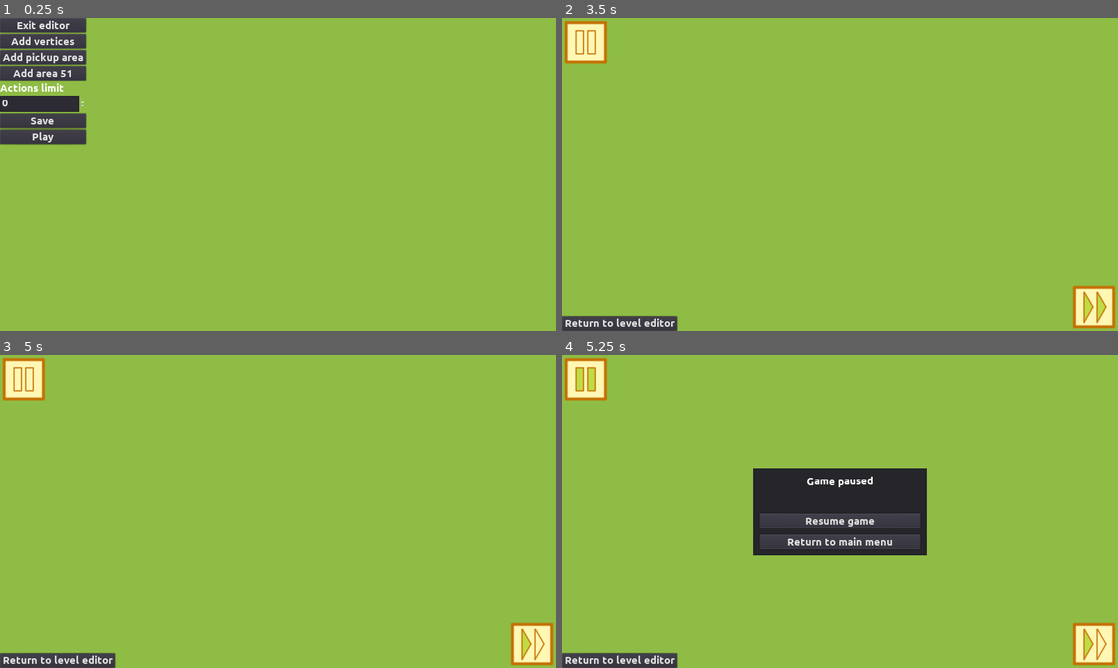
Above: before the commit, frames 1-4 (two rows, left to right).
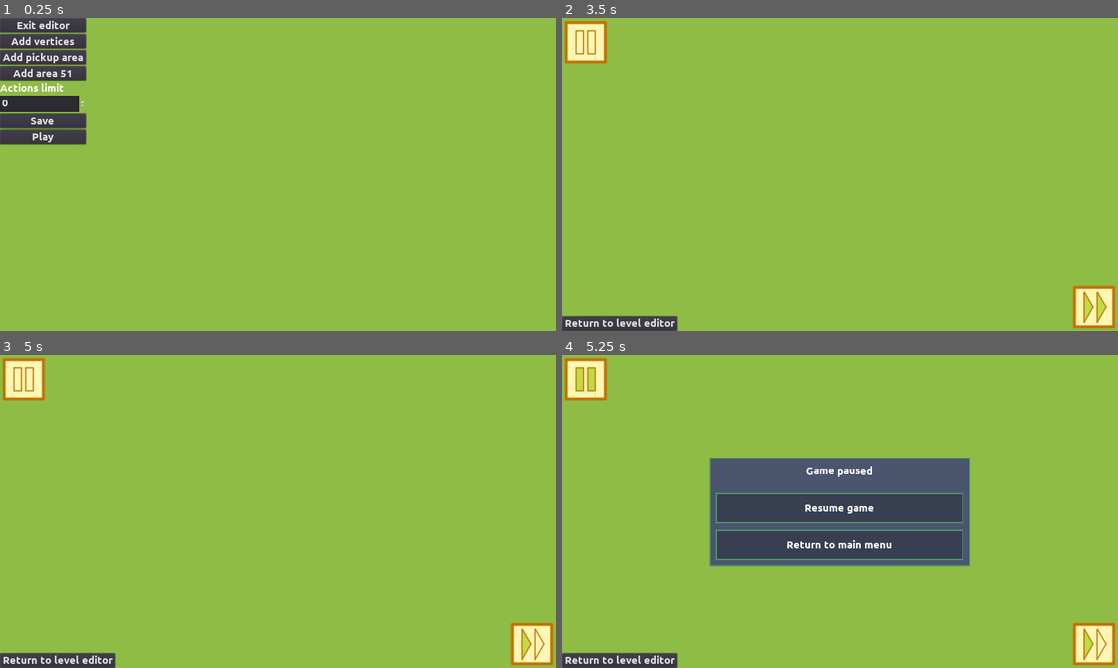
Above: after the commit, the same moments.

Repository: moisesjbc/ufo-taxi
Game: Godot game, scene res://level_editor/main/level_editor.tscn
Same seed, same stepped clock (60 frames per second), same inputs: the game is played once before the commit and once after it. This scene is started directly instead of the project's main scene.
Inputs (mouse positions are in pixels of both pictures, inside the frame that each line leads up to):
- Up to frame 1 (0.25 s): no input
- Up to frame 2 (3.5 s): click "Play" at 0.5 s; click (1095, 309) at 1.25 s; click (1095, 309) at 2 s; click (1095, 309) at 2.75 s
- Up to frame 3 (5 s): click "Return to level editor" at 3.5 s; click "Play" at 4.25 s
- Up to frame 4 (5.25 s): click (584, 380) at 5 s

Frames 1-3 are identical in both runs. In frame 4, 15% of the frame differs, in the area x 26-74%, y 32-68%.
Error in both runs: Invalid get index '0' (on base: 'Array'). (res://gameplay/player/player.gd:20)

Commit message:
Added styles to pause menu

Diff:
--- a/godot-project/menus/pause_menu/pause_menu.tscn
+++ b/godot-project/menus/pause_menu/pause_menu.tscn
@@ -1,8 +1,17 @@
-[gd_scene load_steps=4 format=2]
+[gd_scene load_steps=6 format=2]
 
 [ext_resource path="res://menus/pause_menu/pause_menu.gd" type="Script" id=1]
 [ext_resource path="res://gameplay/main/gui/pause/pause_on.png" type="Texture" id=2]
 [ext_resource path="res://gameplay/main/gui/pause/pause_off.png" type="Texture" id=3]
+[ext_resource path="res://gui/button/button.tscn" type="PackedScene" id=4]
+
+[sub_resource type="StyleBoxFlat" id=1]
+bg_color = Color( 0.294118, 0.333333, 0.431373, 1 )
+border_width_left = 3
+border_width_top = 3
+border_width_right = 3
+border_width_bottom = 3
+border_color = Color( 0.298039, 0.584314, 0.423529, 1 )
 
 [node name="pause_menu" type="Control"]
 pause_mode = 2
@@ -23,11 +32,12 @@
 }
 
 [node name="panel" type="Panel" parent="center_container"]
-margin_left = 440.0
-margin_top = 260.0
-margin_right = 840.0
-margin_bottom = 460.0
-rect_min_size = Vector2( 400, 200 )
+margin_left = 340.0
+margin_top = 235.0
+margin_right = 940.0
+margin_bottom = 485.0
+rect_min_size = Vector2( 600, 250 )
+custom_styles/panel = SubResource( 1 )
 __meta__ = {
 "_edit_use_anchors_": false
 }
@@ -35,6 +45,10 @@
 [node name="margin_container" type="MarginContainer" parent="center_container/panel"]
 anchor_right = 1.0
 anchor_bottom = 1.0
+margin_left = -1.33484
+margin_top = 1.33484
+margin_right = -1.33484
+margin_bottom = 1.33484
 custom_constants/margin_right = 15
 custom_constants/margin_top = 15
 custom_constants/margin_left = 15
@@ -46,32 +60,32 @@
 [node name="vbox_container" type="VBoxContainer" parent="center_container/panel/margin_container"]
 margin_left = 15.0
 margin_top = 15.0
-margin_right = 385.0
-margin_bottom = 185.0
+margin_right = 585.0
+margin_bottom = 235.0
 
 [node name="title" type="Label" parent="center_container/panel/margin_container/vbox_container"]
-margin_right = 370.0
-margin_bottom = 83.0
+margin_right = 570.0
+margin_bottom = 61.0
 size_flags_horizontal = 3
 size_flags_vertical = 7
 text = "Game paused"
 align = 1
 
 [node name="buttons_container" type="VBoxContainer" parent="center_container/panel/margin_container/vbox_container"]
-margin_top = 87.0
-margin_right = 370.0
-margin_bottom = 170.0
+margin_top = 65.0
+margin_right = 570.0
+margin_bottom = 220.0
 custom_constants/separation = 15
 
-[node name="resume_button" type="Button" parent="center_container/panel/margin_container/vbox_container/buttons_container"]
-margin_right = 370.0
-margin_bottom = 34.0
+[node name="resume_button" parent="center_container/panel/margin_container/vbox_container/buttons_container" instance=ExtResource( 4 )]
+margin_right = 570.0
+margin_bottom = 70.0
 text = "Resume game"
 
-[node name="return_button" type="Button" parent="center_container/panel/margin_container/vbox_container/buttons_container"]
-margin_top = 49.0
-margin_right = 370.0
-margin_bottom = 83.0
+[node name="return_button" parent="center_container/panel/margin_container/vbox_container/buttons_container" instance=ExtResource( 4 )]
+margin_top = 85.0
+margin_right = 570.0
+margin_bottom = 155.0
 text = "Return to main menu"
 
 [node name="pause_button" type="TextureButton" parent="."]
